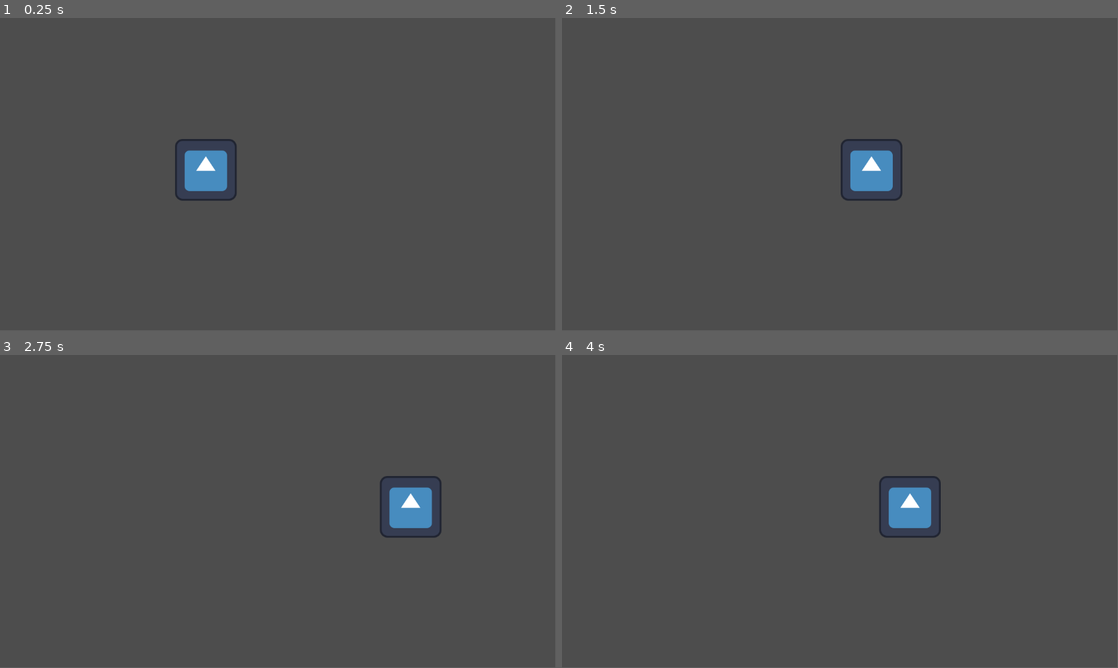
Above: before the commit, frames 1-4 (two rows, left to right).
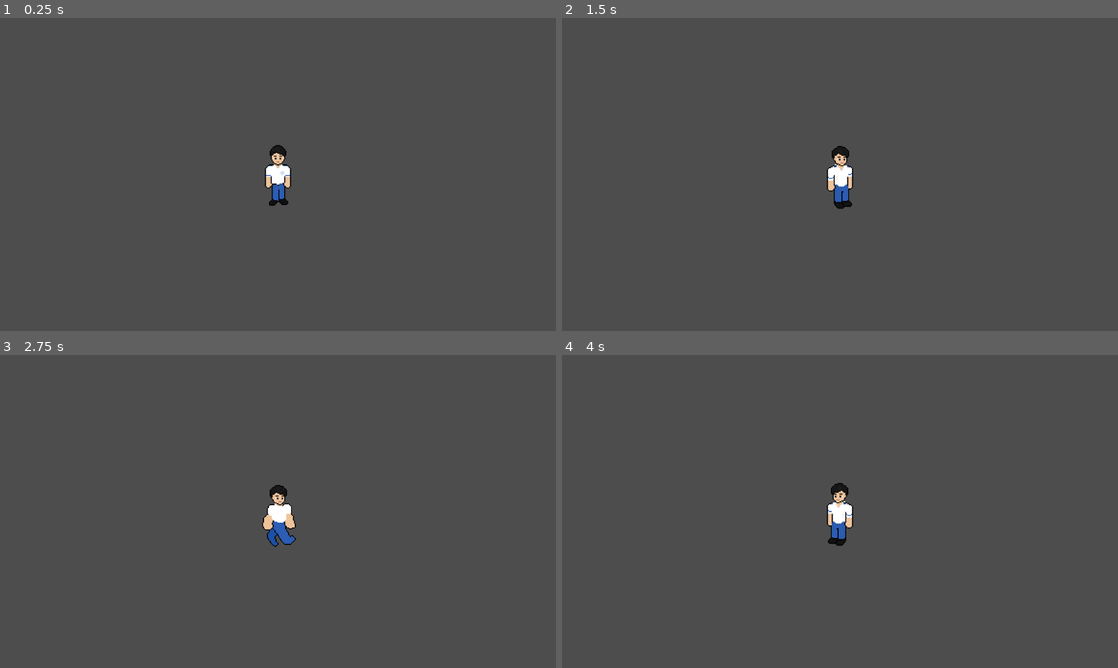
Above: after the commit, the same moments.

Repository: KimTRM/LevelUpNstw
Game: Godot game, scene res://scenes/Main.tscn
Same seed, same stepped clock (60 frames per second), same inputs: the game is played once before the commit and once after it. Before the commit the project has no main scene; this scene is started directly in both runs. The engine's default icon, where the game draws it, is replaced by a stand-in: a white triangle on a blue panel in a dark square.
Inputs (mouse positions are in pixels of both pictures, inside the frame that each line leads up to):
- Up to frame 1 (0.25 s): no input
- Up to frame 2 (1.5 s): tap Enter at 0.5 s; move the mouse to (962, 158) at 0.52 s; hold D (right) 0.53-1.25 s; tap O at 0.6 s; click (962, 158) at 0.67 s; drag from (728, 190) to (812, 237) at 1.27 s
- Up to frame 3 (2.75 s): move the mouse to (333, 442) at 2.02 s; hold D (right) from 2.03 s (still down); tap O at 2.1 s
- Up to frame 4 (4 s): release D (right) at 2.75 s; drag from (812, 574) to (673, 464) at 2.77 s; move the mouse to (1006, 558) at 3.52 s; hold A (left) from 3.53 s (still down); tap O at 3.6 s
In our replay, the window is 799x449 before the commit and 800x450 after it. These sizes can differ from the game's own. Grey fills any space a smaller window leaves; there, only what the larger window draws over its background counts as a difference.

The runs differ from the first frame. In frame 1, 1.9% of the frame differs, in the area x 31-53%, y 38-60%; in frame 2, 1.8%; in frame 3, 2.0%, in the area x 47-80%, y 38-62%; in frame 4, 1.9%.

Commit message:
Add player sprite, movement component, and animations
Introduces a new Character-Male sprite and animation frames, updates the player scene to use the new sprite sheet and AnimationPlayer, and adds a VelocityComponent for handling movement logic. The player script is refactored to use the movement component and play directional animations based on input. Project settings and collision shape are updated to support these changes.

Diff:
--- a/project.godot
+++ b/project.godot
@@ -11,8 +11,14 @@
 [application]
 
 config/name="LEVEL UP NSTW"
+run/main_scene="uid://c1p3rkja6i332"
 config/features=PackedStringArray("4.5", "Mobile")
 config/icon="res://assets/icon.svg"
+
+[display]
+
+window/stretch/mode="viewport"
+window/stretch/aspect="expand"
 
 [dotnet]
 
@@ -27,6 +33,7 @@
 folder_colors={
 "res://addons/": "blue",
 "res://assets/": "yellow",
+"res://resources/": "purple",
 "res://scenes/": "green",
 "res://scripts/": "teal"
 }
@@ -56,5 +63,6 @@
 
 [rendering]
 
+textures/canvas_textures/default_texture_filter=0
 renderer/rendering_method="mobile"
 textures/vram_compression/import_etc2_astc=true
--- a/scenes/player/player.tscn
+++ b/scenes/player/player.tscn
@@ -1,21 +1,233 @@
-[gd_scene load_steps=4 format=3 uid="uid://ygs67n5rvyjg"]
+[gd_scene load_steps=12 format=3 uid="uid://ygs67n5rvyjg"]
 
 [ext_resource type="Script" uid="uid://bqw5xni4swlac" path="res://scripts/player/player.gd" id="1_g2els"]
-[ext_resource type="Texture2D" uid="uid://b2dddjsfx2c1f" path="res://assets/icon.svg" id="2_qhqgy"]
-
-[sub_resource type="CircleShape2D" id="CircleShape2D_dqkch"]
-radius = 68.359344
+[ext_resource type="Texture2D" uid="uid://bo8prncexggb1" path="res://assets/sprite_sheets/Character-Male.png" id="2_gmlin"]
+[ext_resource type="Script" uid="uid://c68gohftincf6" path="res://scripts/components/movement/velocity_component.gd" id="3_gmlin"]
+
+[sub_resource type="Animation" id="Animation_lvxji"]
+length = 0.98
+loop_mode = 1
+tracks/0/type = "value"
+tracks/0/imported = false
+tracks/0/enabled = true
+tracks/0/path = NodePath("Sprite2D:visible")
+tracks/0/interp = 1
+tracks/0/loop_wrap = false
+tracks/0/keys = {
+"times": PackedFloat32Array(0),
+"transitions": PackedFloat32Array(1),
+"update": 1,
+"values": [true]
+}
+tracks/1/type = "value"
+tracks/1/imported = false
+tracks/1/enabled = true
+tracks/1/path = NodePath("Sprite2D:frame")
+tracks/1/interp = 1
+tracks/1/loop_wrap = false
+tracks/1/keys = {
+"times": PackedFloat32Array(0, 0.14, 0.28, 0.42, 0.56, 0.7, 0.84),
+"transitions": PackedFloat32Array(1, 1, 1, 1, 1, 1, 1),
+"update": 1,
+"values": [1, 2, 2, 3, 4, 5, 6]
+}
+
+[sub_resource type="Animation" id="Animation_p47bc"]
+length = 0.8
+loop_mode = 1
+tracks/0/type = "value"
+tracks/0/imported = false
+tracks/0/enabled = true
+tracks/0/path = NodePath("Sprite2D:visible")
+tracks/0/interp = 1
+tracks/0/loop_wrap = false
+tracks/0/keys = {
+"times": PackedFloat32Array(0),
+"transitions": PackedFloat32Array(1),
+"update": 1,
+"values": [true]
+}
+tracks/1/type = "value"
+tracks/1/imported = false
+tracks/1/enabled = true
+tracks/1/path = NodePath("Sprite2D:frame")
+tracks/1/interp = 1
+tracks/1/loop_wrap = false
+tracks/1/keys = {
+"times": PackedFloat32Array(0, 0.2, 0.4, 0.6),
+"transitions": PackedFloat32Array(1, 1, 1, 1),
+"update": 1,
+"values": [7, 8, 9, 10]
+}
+
+[sub_resource type="Animation" id="Animation_75vfm"]
+length = 1.08
+loop_mode = 1
+tracks/0/type = "value"
+tracks/0/imported = false
+tracks/0/enabled = true
+tracks/0/path = NodePath("Sprite2D:visible")
+tracks/0/interp = 1
+tracks/0/loop_wrap = false
+tracks/0/keys = {
+"times": PackedFloat32Array(0),
+"transitions": PackedFloat32Array(1),
+"update": 1,
+"values": [true]
+}
+tracks/1/type = "value"
+tracks/1/imported = false
+tracks/1/enabled = true
+tracks/1/path = NodePath("Sprite2D:frame")
+tracks/1/interp = 1
+tracks/1/loop_wrap = false
+tracks/1/keys = {
+"times": PackedFloat32Array(0, 0.14, 0.28, 0.42, 0.56, 0.7, 0.84, 0.98),
+"transitions": PackedFloat32Array(1, 1, 1, 1, 1, 1, 1, 1),
+"update": 1,
+"values": [11, 12, 12, 13, 13, 14, 14, 15]
+}
+
+[sub_resource type="Animation" id="Animation_0owmy"]
+length = 0.8
+loop_mode = 1
+tracks/0/type = "value"
+tracks/0/imported = false
+tracks/0/enabled = true
+tracks/0/path = NodePath("Sprite2D:visible")
+tracks/0/interp = 1
+tracks/0/loop_wrap = false
+tracks/0/keys = {
+"times": PackedFloat32Array(0),
+"transitions": PackedFloat32Array(1),
+"update": 1,
+"values": [true]
+}
+tracks/1/type = "value"
+tracks/1/imported = false
+tracks/1/enabled = true
+tracks/1/path = NodePath("Sprite2D:frame")
+tracks/1/interp = 1
+tracks/1/loop_wrap = false
+tracks/1/keys = {
+"times": PackedFloat32Array(0, 0.2, 0.4, 0.6),
+"transitions": PackedFloat32Array(1, 1, 1, 1),
+"update": 1,
+"values": [16, 17, 18, 19]
+}
+
+[sub_resource type="Animation" id="Animation_qek5x"]
+length = 1.08
+loop_mode = 1
+tracks/0/type = "value"
+tracks/0/imported = false
+tracks/0/enabled = true
+tracks/0/path = NodePath("Sprite2D:visible")
+tracks/0/interp = 1
+tracks/0/loop_wrap = false
+tracks/0/keys = {
+"times": PackedFloat32Array(0),
+"transitions": PackedFloat32Array(1),
+"update": 1,
+"values": [true]
+}
+tracks/1/type = "value"
+tracks/1/imported = false
+tracks/1/enabled = true
+tracks/1/path = NodePath("Sprite2D:frame")
+tracks/1/interp = 1
+tracks/1/loop_wrap = false
+tracks/1/keys = {
+"times": PackedFloat32Array(0, 0.14, 0.28, 0.42, 0.56, 0.7, 0.84, 0.98),
+"transitions": PackedFloat32Array(1, 1, 1, 1, 1, 1, 1, 1),
+"update": 1,
+"values": [20, 20, 20, 21, 22, 23, 24, 20]
+}
+
+[sub_resource type="Animation" id="Animation_5gtgg"]
+loop_mode = 1
+tracks/0/type = "value"
+tracks/0/imported = false
+tracks/0/enabled = true
+tracks/0/path = NodePath("Sprite2D:visible")
+tracks/0/interp = 1
+tracks/0/loop_wrap = false
+tracks/0/keys = {
+"times": PackedFloat32Array(0),
+"transitions": PackedFloat32Array(1),
+"update": 1,
+"values": [true]
+}
+tracks/1/type = "value"
+tracks/1/imported = false
+tracks/1/enabled = true
+tracks/1/path = NodePath("Sprite2D:frame")
+tracks/1/interp = 1
+tracks/1/loop_wrap = false
+tracks/1/keys = {
+"times": PackedFloat32Array(0, 0.25, 0.5, 0.75),
+"transitions": PackedFloat32Array(1, 1, 1, 1),
+"update": 1,
+"values": [25, 20, 25, 26]
+}
+
+[sub_resource type="AnimationLibrary" id="AnimationLibrary_h17s1"]
+_data = {
+&"idle_down": SubResource("Animation_lvxji"),
+&"idle_side": SubResource("Animation_qek5x"),
+&"idle_up": SubResource("Animation_75vfm"),
+&"walk_down": SubResource("Animation_p47bc"),
+&"walk_side": SubResource("Animation_5gtgg"),
+&"walk_up": SubResource("Animation_0owmy")
+}
+
+[sub_resource type="CapsuleShape2D" id="CapsuleShape2D_gmlin"]
+height = 52.0
 
 [node name="Player" type="CharacterBody2D"]
 script = ExtResource("1_g2els")
 
 [node name="Sprite2D" type="Sprite2D" parent="."]
-texture = ExtResource("2_qhqgy")
+texture_filter = 1
+texture = ExtResource("2_gmlin")
+hframes = 6
+vframes = 5
+frame = 1
 metadata/_aseprite_wizard_interface_config_ = {
 "animation_section": false,
 "layer_section": true,
-"output_section": false
-}
+"output_section": true
+}
+metadata/_aseprite_wizard_config_ = {
+"i_mode": -1,
+"keep_anim_length": false,
+"layer": "",
+"o_ex_p": "",
+"o_folder": "res://assets/sprite_sheets",
+"o_name": "",
+"only_visible": true,
+"player": "AnimationPlayer",
+"slice": "",
+"source": "res://assets/aseprite_files/Character-Male.aseprite"
+}
+metadata/_aseprite_wizard_source_file_hash_ = "ce117a974f5f951e7c76016bfc7c042b"
+
+[node name="AnimationPlayer" type="AnimationPlayer" parent="."]
+libraries = {
+&"": SubResource("AnimationLibrary_h17s1")
+}
+autoplay = "idle_down"
 
 [node name="CollisionShape2D" type="CollisionShape2D" parent="."]
-shape = SubResource("CircleShape2D_dqkch")
+visible = false
+position = Vector2(0, 2)
+shape = SubResource("CapsuleShape2D_gmlin")
+
+[node name="VelocityComponent" type="Node" parent="."]
+script = ExtResource("3_gmlin")
+max_speed = 200.0
+metadata/_custom_type_script = "uid://c68gohftincf6"
+
+[node name="Camera2D" type="Camera2D" parent="."]
+visible = false
+zoom = Vector2(2, 2)
--- /dev/null
+++ b/scripts/components/movement/velocity_component.gd
@@ -0,0 +1,18 @@
+class_name VelocityComponent extends Node
+
+@export var max_speed: float = 100.0
+@export var acceleration: float = 10.0
+
+var velocity: Vector2 = Vector2.ZERO
+
+func move(character: CharacterBody2D) -> void:
+	character.velocity = velocity
+	character.move_and_slide()
+
+
+func get_velocity(direction: Vector2) -> Vector2:
+	return direction * max_speed
+
+
+func accelerate_to_velocity(target_velocity: Vector2, delta: float) -> void:
+	velocity = velocity.lerp(target_velocity, acceleration * delta)
--- a/scripts/player/player.gd
+++ b/scripts/player/player.gd
@@ -1,15 +1,36 @@
 class_name Player
 extends CharacterBody2D
+
+@onready var velocity_component: VelocityComponent = $VelocityComponent
+@onready var animation_player: AnimationPlayer = $AnimationPlayer
+@onready var sprite: Sprite2D = $Sprite2D
 
 const SPEED = 300.0
 @export var extra_speed: float = 1.0
 
+var _direction: Vector2
+var _animation_direction: String = "down"
+
 func _physics_process(_delta: float) -> void:
-	var direction: Vector2 = Input.get_vector("left", "right", "up", "down")
+	_direction = Input.get_vector("left", "right", "up", "down")
 
-	if direction:
-		velocity = direction * SPEED
+	velocity = velocity_component.get_velocity(_direction)
+	velocity_component.accelerate_to_velocity(velocity * extra_speed, _delta)
+	velocity_component.move(self)
+
+	update_animation()
+
+
+func update_animation():
+	if _direction == Vector2.DOWN:
+		_animation_direction = "down"
+	elif _direction == Vector2.UP:
+		_animation_direction = "up"
+	elif _direction == Vector2.LEFT or _direction == Vector2.RIGHT:
+		_animation_direction = "side"
+		sprite.flip_h = _direction.x < 0
+
+	if _direction != Vector2.ZERO:
+		animation_player.play("walk_" + _animation_direction)
 	else:
-		velocity = Vector2.ZERO
-
-	move_and_slide()
+		animation_player.play("idle_" + _animation_direction)
Binary file added: assets/aseprite_files/Character-Male.aseprite
Not shown, added: assets/aseprite_files/Character-Male.aseprite.import
Binary file added: assets/sprite_sheets/Character-Male.png
Not shown, added: assets/sprite_sheets/Character-Male.png.import
Not shown, added: scripts/components/movement/velocity_component.gd.uid
